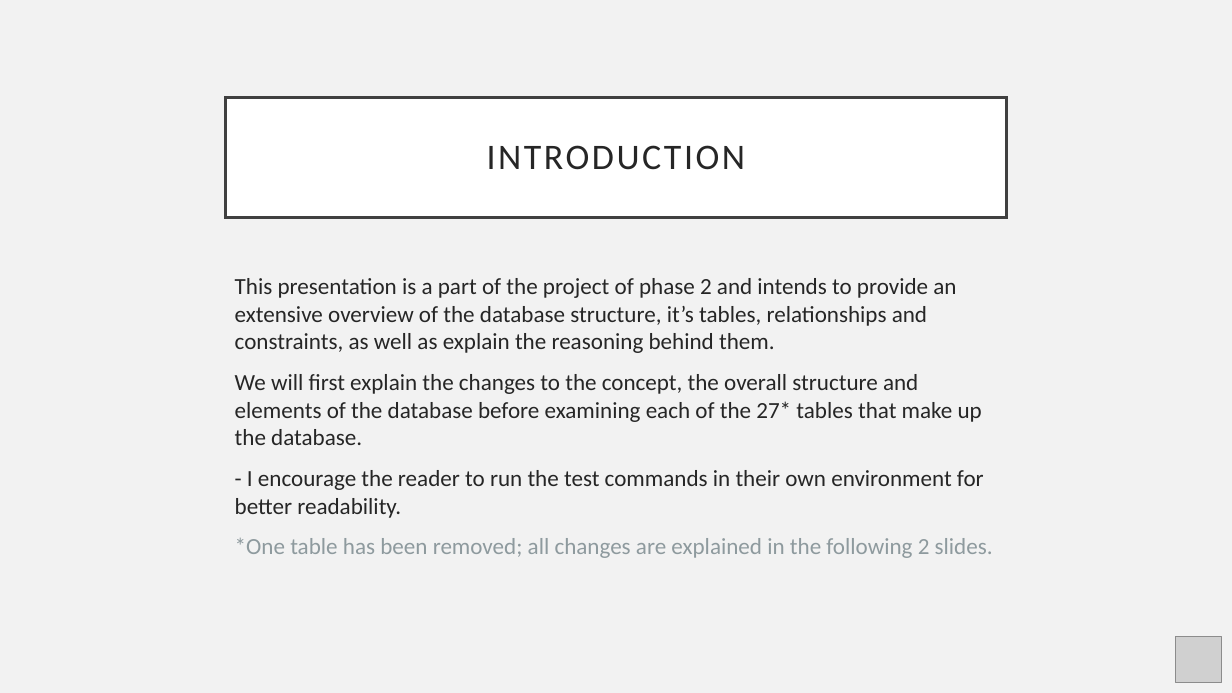
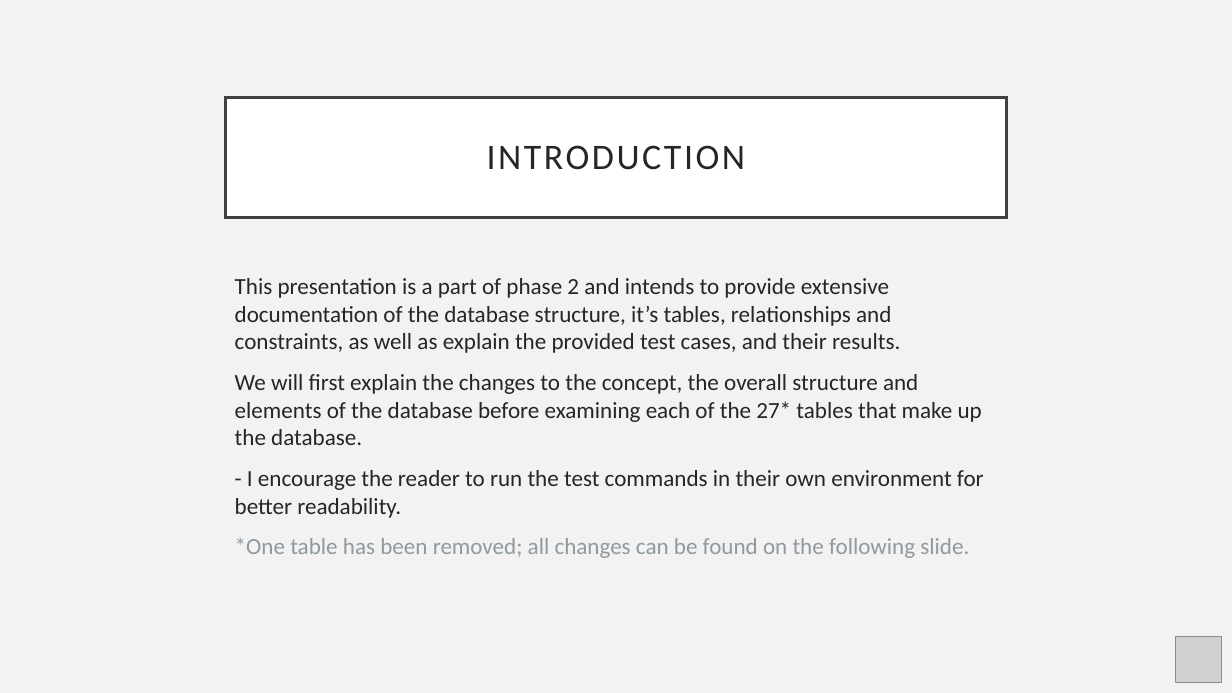
Before and after one commit to LeftEmpty/AirBnB_DBMS_Imitation, a slide deck: slide 3 of phase_2/phase_2_db_presentation.pptx. Drawn at 1232x693 pixels with LibreOffice and Linux fonts; fonts in the diff are those of the drawing; grey boxes stand for pictures. Boxes give left, top, right and bottom in pixels: in the first picture for what was removed or moved away, otherwise in the second. Text is boxed around its words. In the diff, an @@ line names an element or a change of style, - is before the commit and + after.

```diff
--- a/phase_2/phase_2_db_presentation.pptx
+++ b/phase_2/phase_2_db_presentation.pptx
@@ text at (x1=235, y1=278, x2=900, y2=353): text changed @@
-This presentation is a part of the project of phase 2 and intends to provide an extensive overview of the database structure, it’s tables, relationships and constraints, as well as explain the reasoning behind them.
+This presentation is a part of phase 2 and intends to provide extensive documentation of the database structure, it’s tables, relationships and constraints, as well as explain the provided test cases, and their results.
@@ text at (x1=235, y1=538, x2=969, y2=558): text changed @@
-*One table has been removed; all changes are explained in the following 2 slides.
+*One table has been removed; all changes can be found on the following slide.
```
Also in this commit, not shown: 4 other slides changed, 1 slide added, 1 slide removed, 10 other files.
